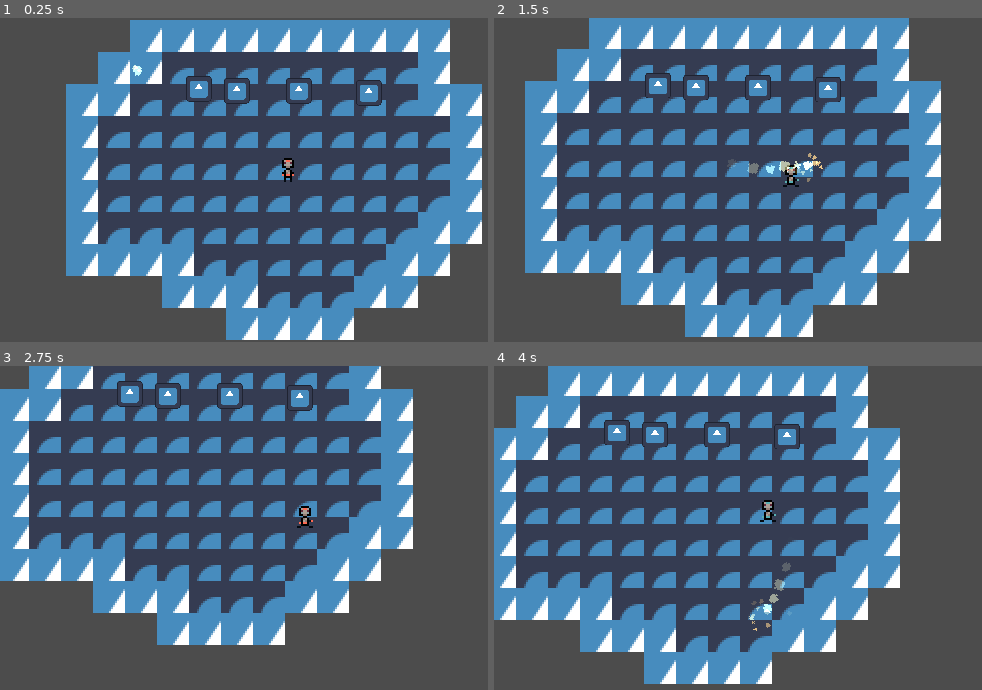
Above: before the commit, frames 1-4 (two rows, left to right).
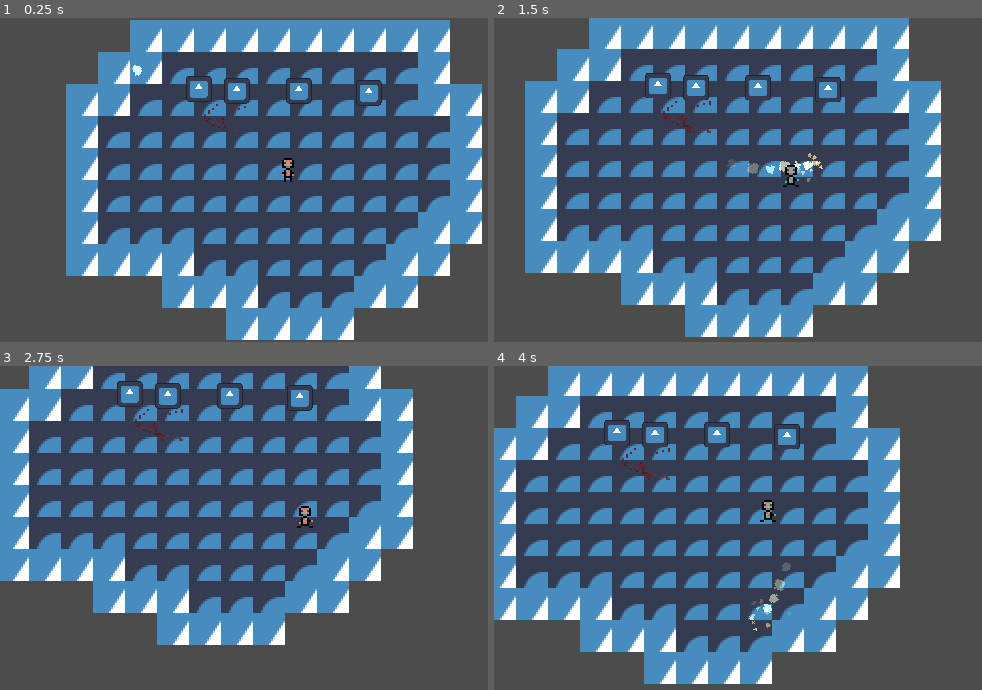
Above: after the commit, the same moments.

Repository: OlliO6/Granted-Wish
Game: Godot game, scene res://content/main.tscn
Two runs of this game, one before a commit and one after it. Both use one fixed random seed, a clock stepped at 60 frames per second and the inputs below. The engine's default icon, where the game draws it, is replaced by a stand-in: a white triangle on a blue panel in a dark square.
Inputs (mouse positions are in pixels of both pictures, inside the frame that each line leads up to):
- Up to frame 1 (0.25 s): no input
- Up to frame 2 (1.5 s): tap Enter at 0.5 s; move the mouse to (908, 163) at 0.52 s; press the mouse at (908, 163) at 0.53 s; hold D (move_right) 0.53-1.28 s; move the mouse to (664, 196) at 1.27 s; release the mouse at (664, 196) at 1.28 s; hold S (move_down) from 1.28 s (still down); tap Mouse wheel down (next_spell) at 1.35 s
- Up to frame 3 (2.75 s): move the mouse to (346, 456) at 2.02 s; release S (move_down) at 2.03 s; hold D (move_right) from 2.03 s (still down); hold Mouse wheel up (previous_spell) from 2.03 s (still down)
- Up to frame 4 (4 s): move the mouse to (752, 592) at 2.77 s; release D (move_right) at 2.78 s; release Mouse wheel up (previous_spell) at 2.78 s; hold W (move_up) 2.78-3.53 s; click (752, 592) at 2.85 s; move the mouse to (952, 576) at 3.52 s; hold A (move_left) from 3.53 s (still down); hold Mouse wheel down (next_spell) from 3.53 s (still down)

The runs differ from the first frame. In frame 1, less than 0.1% of the frame differs, in the area x 41-51%, y 24-36%; in frame 2, 0.2%, in the area x 34-63%, y 23-49%; in frame 3, 0.1%; in frame 4, 0.1%.

Commit message:
Make blood look better

Diff:
--- a/components/fighting/damage_receiver.gd
+++ b/components/fighting/damage_receiver.gd
@@ -6,7 +6,7 @@
 signal hit_direction_update(rotation: float)
 
 @export var invincible: bool
-@export var invis_time: float = 0.0
+@export var invis_time: float = 0.05
 @export var health: Health
 
 var invis_timer: float
--- a/content/main.tscn
+++ b/content/main.tscn
@@ -1,10 +1,13 @@
-[gd_scene load_steps=9 format=3 uid="uid://7cw2k7tpryji"]
+[gd_scene load_steps=17 format=3 uid="uid://7cw2k7tpryji"]
 
 [ext_resource type="Script" path="res://content/game/game.gd" id="1_q6t38"]
 [ext_resource type="PackedScene" uid="uid://dpkbomvltkwjd" path="res://player/player.tscn" id="1_v2y50"]
 [ext_resource type="Texture2D" uid="uid://c7lg1tgf5uy5j" path="res://icon.svg" id="2_clbah"]
 [ext_resource type="PackedScene" uid="uid://b7ifegmm708j0" path="res://content/entities/spells/fire/fire_spell.tscn" id="3_6pgig"]
 [ext_resource type="PackedScene" uid="uid://b4a43y8y3pfei" path="res://content/entities/crate/crate.tscn" id="4_qeshn"]
+[ext_resource type="PackedScene" uid="uid://bdwlpvhvpqmqf" path="res://vfx/blood_effect/blood_effect.tscn" id="5_8p0uu"]
+[ext_resource type="Shader" path="res://vfx/shaders/sprite_flash.gdshader" id="6_8bo0n"]
+[ext_resource type="Shader" path="res://vfx/blood_effect/blood_container.gdshader" id="7_o2qfo"]
 
 [sub_resource type="Environment" id="Environment_srm4m"]
 background_mode = 3
@@ -30,9 +33,33 @@
 physics_layer_0/collision_layer = 1
 sources/0 = SubResource("TileSetAtlasSource_xl5km")
 
+[sub_resource type="ShaderMaterial" id="ShaderMaterial_ocv7n"]
+resource_local_to_scene = true
+shader = ExtResource("6_8bo0n")
+shader_parameter/flash = 0.0
+shader_parameter/flash_color = Color(1, 1, 1, 1)
+
+[sub_resource type="Gradient" id="Gradient_vv1b2"]
+colors = PackedColorArray(1, 1, 1, 1, 1, 1, 1, 0)
+
+[sub_resource type="GradientTexture2D" id="GradientTexture2D_qnxt6"]
+gradient = SubResource("Gradient_vv1b2")
+fill = 1
+fill_from = Vector2(0.512821, 0.5)
+fill_to = Vector2(0.910256, 0.470085)
+
+[sub_resource type="ShaderMaterial" id="ShaderMaterial_06tm4"]
+shader = ExtResource("7_o2qfo")
+shader_parameter/min_a = 0.5
+shader_parameter/spec_intensity = Color(1000, 1000, 1000, 1000)
+
+[sub_resource type="ViewportTexture" id="ViewportTexture_2v0d8"]
+viewport_path = NodePath("Sprite2D/BloodViewport")
+
 [node name="Main" type="Node2D" node_paths=PackedStringArray("blood_viewport")]
+y_sort_enabled = true
 script = ExtResource("1_q6t38")
-blood_viewport = NodePath("BloodContainer/BloodViewport")
+blood_viewport = NodePath("Sprite2D/BloodViewport")
 
 [node name="WorldEnvironment" type="WorldEnvironment" parent="."]
 environment = SubResource("Environment_srm4m")
@@ -55,6 +82,12 @@
 [node name="Crate" parent="." instance=ExtResource("4_qeshn")]
 position = Vector2(92, 28)
 
+[node name="Health" parent="Crate" index="1"]
+max_health = 12
+
+[node name="Sprite2D" parent="Crate" index="3"]
+material = SubResource("ShaderMaterial_ocv7n")
+
 [node name="Crate2" parent="." instance=ExtResource("4_qeshn")]
 position = Vector2(111, 29)
 
@@ -64,20 +97,29 @@
 [node name="Crate4" parent="." instance=ExtResource("4_qeshn")]
 position = Vector2(177, 30)
 
-[node name="BloodContainer" type="SubViewportContainer" parent="."]
+[node name="DirectionalLight2D" type="DirectionalLight2D" parent="."]
+energy = 0.0
+
+[node name="PointLight2D" type="PointLight2D" parent="."]
+visible = false
+position = Vector2(107, 48)
+texture = SubResource("GradientTexture2D_qnxt6")
+
+[node name="Sprite2D" type="Sprite2D" parent="."]
 z_index = -1
-anchors_preset = 15
-anchor_right = 1.0
-anchor_bottom = 1.0
-offset_right = 288.0
-offset_bottom = 162.0
-grow_horizontal = 2
-grow_vertical = 2
+material = SubResource("ShaderMaterial_06tm4")
+texture = SubResource("ViewportTexture_2v0d8")
+centered = false
 
-[node name="BloodViewport" type="SubViewport" parent="BloodContainer"]
+[node name="BloodViewport" type="SubViewport" parent="Sprite2D"]
 own_world_3d = true
 transparent_bg = true
 handle_input_locally = false
 size = Vector2i(288, 162)
 render_target_clear_mode = 1
-render_target_update_mode = 4
+
+[node name="BloodEffect" parent="Sprite2D/BloodViewport" instance=ExtResource("5_8p0uu")]
+position = Vector2(100, 50)
+
+[editable path="Crate"]
+[editable path="Sprite2D/BloodViewport/BloodEffect"]
--- /dev/null
+++ b/vfx/blood_effect/blood_container.gdshader
@@ -0,0 +1,12 @@
+shader_type canvas_item;
+
+uniform float min_a : hint_range(0.0, 1.0);
+uniform vec4 spec_intensity: source_color = vec4(1000.0,1000.0,1000.0,1000.0);
+
+void fragment() {
+	vec4 tex_color = texture(TEXTURE, UV);
+	vec4 color = tex_color;
+	color.a = color.a * step(min_a, color.a);
+	vec4 tex_color_up = texture(TEXTURE, UV + vec2(0, -1));
+	COLOR = color;
+}
--- a/vfx/blood_effect/blood_effect.tscn
+++ b/vfx/blood_effect/blood_effect.tscn
@@ -8,6 +8,15 @@
 particles_anim_v_frames = 2
 particles_anim_loop = false
 
+[sub_resource type="Gradient" id="Gradient_5p7cw"]
+interpolation_mode = 1
+offsets = PackedFloat32Array(0, 0.667513)
+colors = PackedColorArray(0.380392, 0.14902, 0.219608, 1, 0.44, 0.2024, 0.20636, 1)
+
+[sub_resource type="GradientTexture1D" id="GradientTexture1D_8sfy7"]
+gradient = SubResource("Gradient_5p7cw")
+width = 32
+
 [sub_resource type="Curve" id="Curve_2bkij"]
 _data = [Vector2(0, 0), 0.0, 0.0, 0, 0, Vector2(1, 1), 1.31559, 0.0, 0, 0]
 point_count = 2
@@ -16,8 +25,9 @@
 curve_y = SubResource("Curve_2bkij")
 
 [sub_resource type="Curve" id="Curve_melm4"]
-_data = [Vector2(0, 0), 0.0, 1.94225, 0, 0, Vector2(1, 1), 0.0, 0.0, 0, 0]
-point_count = 2
+max_value = 2.0
+_data = [Vector2(0, 0), 0.0, 10.1621, 0, 0, Vector2(0.310427, 0.807104), -2.02398, -2.02398, 0, 0, Vector2(0.703791, 0.620504), 1.23336, 1.23336, 0, 0, Vector2(0.990521, 1.64928), -0.800021, 0.0, 0, 0]
+point_count = 4
 
 [sub_resource type="CurveTexture" id="CurveTexture_mtubc"]
 curve = SubResource("Curve_melm4")
@@ -25,9 +35,9 @@
 [sub_resource type="ParticleProcessMaterial" id="ParticleProcessMaterial_ey3pc"]
 particle_flag_align_y = true
 particle_flag_disable_z = true
-spread = 60.2
-initial_velocity_min = 18.0
-initial_velocity_max = 35.0
+spread = 48.2
+initial_velocity_min = 22.44
+initial_velocity_max = 83.89
 directional_velocity_min = 1.0
 directional_velocity_max = 13.8
 directional_velocity_curve = SubResource("CurveXYZTexture_8vc4f")
@@ -35,20 +45,24 @@
 scale_min = 0.2
 scale_max = 0.4
 scale_curve = SubResource("CurveTexture_mtubc")
+color_initial_ramp = SubResource("GradientTexture1D_8sfy7")
 anim_offset_max = 1.0
 
 [node name="BloodEffect" type="Node2D"]
 
 [node name="GPUParticles2D" type="GPUParticles2D" parent="."]
-modulate = Color(0.380392, 0.14902, 0.219608, 1)
 material = SubResource("CanvasItemMaterial_vr8a1")
 emitting = false
-amount = 10
+amount = 5
 process_material = SubResource("ParticleProcessMaterial_ey3pc")
 texture = ExtResource("1_fcw08")
 lifetime = 0.4
 one_shot = true
+speed_scale = 1.5
 explosiveness = 0.85
+randomness = 0.5
+interpolate = false
+fract_delta = false
 
 [node name="Timer" type="Timer" parent="."]
 wait_time = 2.0
Not shown: 1 places in vfx/blood_effect/blood_effect.tscn that only renumber resources
